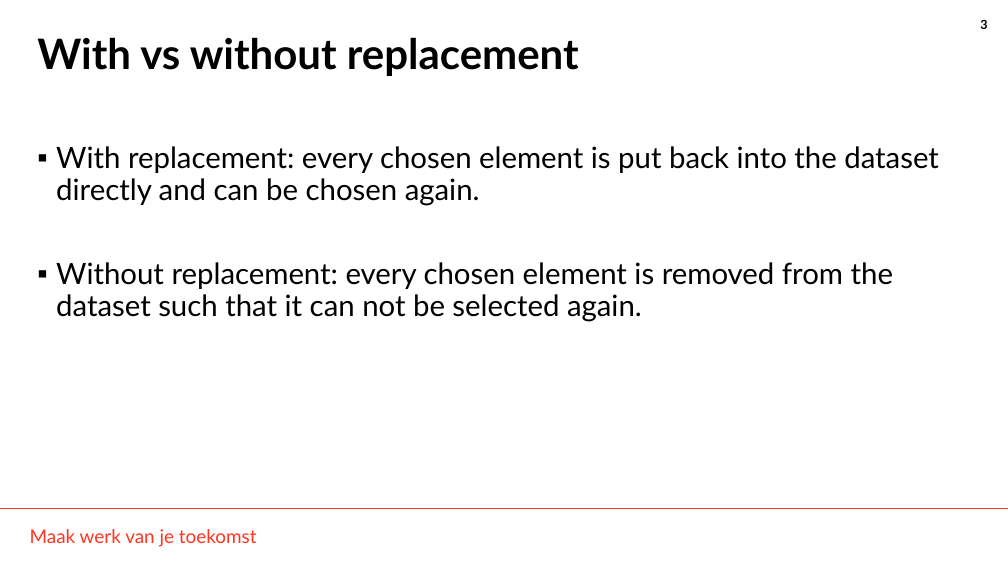
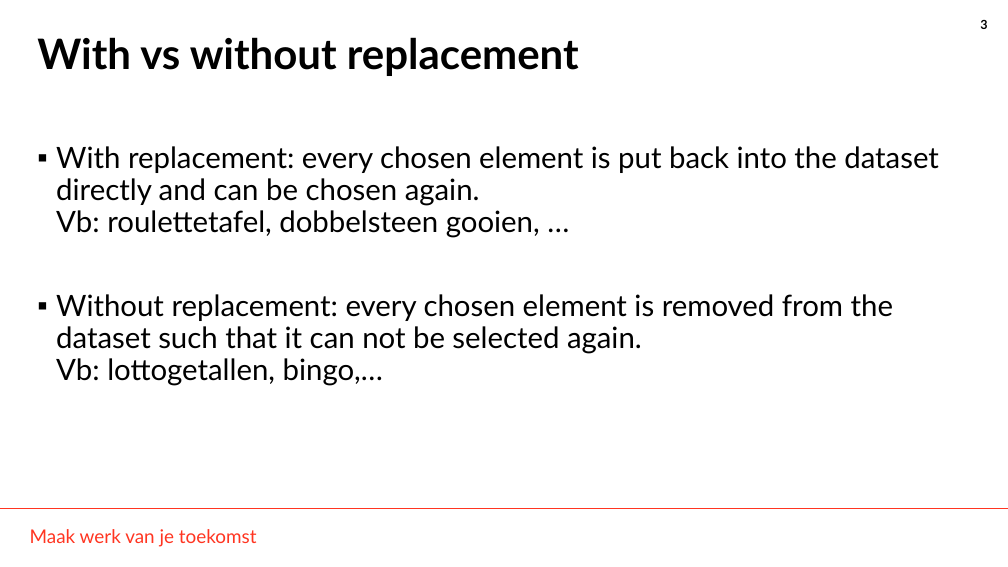
Before and after one commit to THellemans/data-science-syntra-ab, a slide deck: slide 3 of 06 statistiek/06 random sampling and sampling bias/06 random sampling and sampling bias.pptx. Drawn at 1008x567 pixels with LibreOffice and Linux fonts; fonts in the diff are those of the drawing; background and template pictures are left out. Boxes give left, top, right and bottom in pixels: in the first picture for what was removed or moved away, otherwise in the second. Text is boxed around its words. In the diff, an @@ line names an element or a change of style, - is before the commit and + after.

```diff
--- a/06 statistiek/06 random sampling and sampling bias/06 random sampling and sampling bias.pptx
+++ b/06 statistiek/06 random sampling and sampling bias/06 random sampling and sampling bias.pptx
@@ text at <box>56,146,939,385</box>: text changed @@
-▪ With replacement: every chosen element is put back into the dataset directly and can be chosen again.
-▪ Without replacement: every chosen element is removed from the dataset such that it can not be selected again.
+▪ With replacement: every chosen element is put back into the dataset directly and can be chosen again.
+  Vb: roulettetafel, dobbelsteen gooien, …
+▪ Without replacement: every chosen element is removed from the dataset such that it can not be selected again.
+  Vb: lottogetallen, bingo,…
```
Also in this commit, not shown: 4 other slides changed, 5 slides added, 29 other files.
